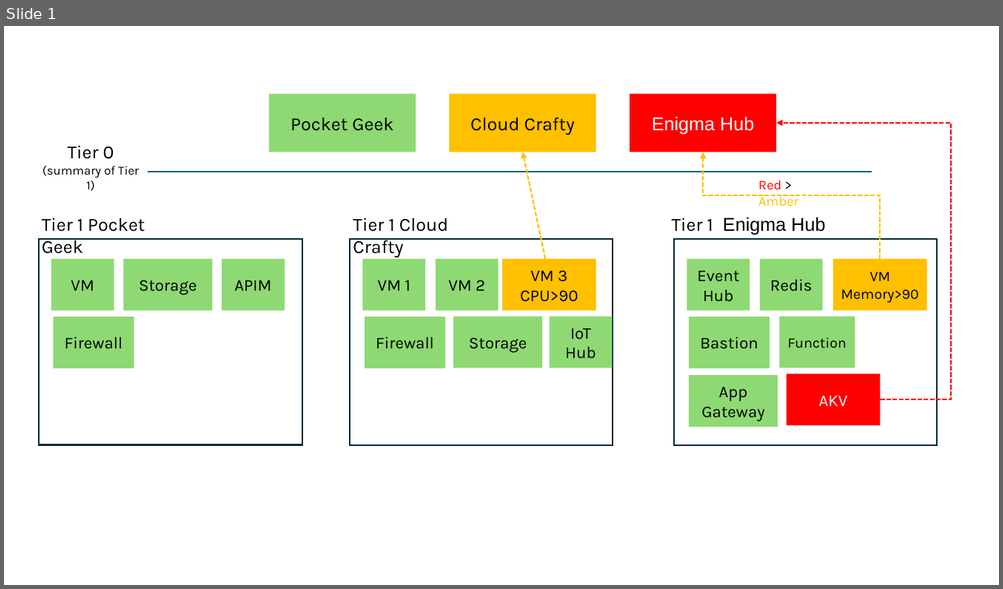
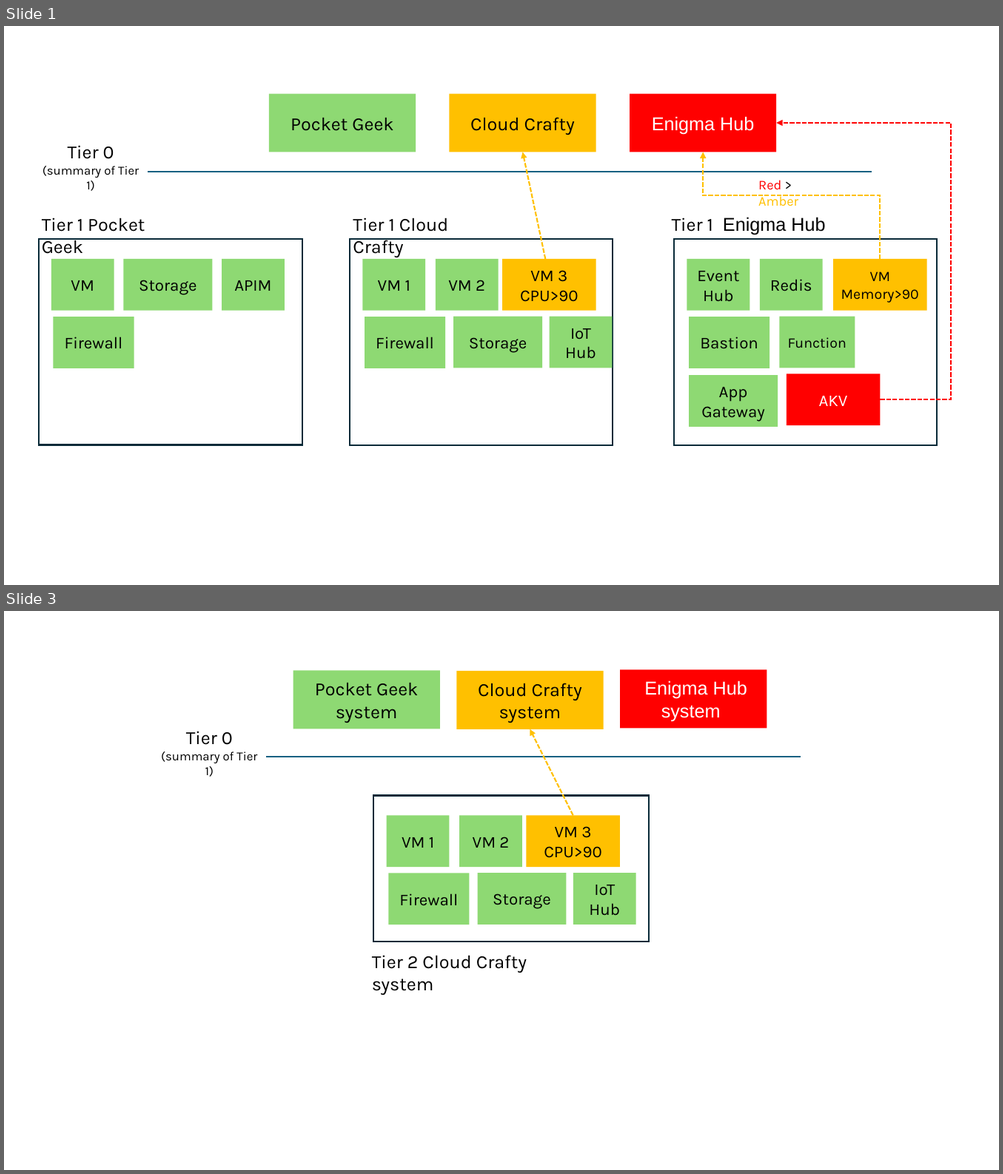
Before and after one commit to weixian-zhang/GCC-CWHD, a slide deck: doc/tier-0-diagram.pptx. Shown one above the other, each under a label of ours: slide 1 before the commit, slides 1 and 3 after it; the slides between them are not shown. The pictures are 1003x589 and 1003x1174 pixels, drawn with LibreOffice and Linux fonts; fonts in the diff are those of the drawing. Boxes give left, top, right and bottom in pixels: in the first picture for what was removed or moved away, otherwise in the second. Text is boxed around its words. In the diff, an @@ line names an element or a change of style, - is before the commit and + after.

Commit message:
doc: updated tier 0 diagram

```diff
--- a/doc/tier-0-diagram.pptx
+++ b/doc/tier-0-diagram.pptx
@@ slide 3 added at box(4, 611, 999, 1170), background #FFFFFF @@
@@ rectangle added at box(293, 671, 441, 729), fill #8ED973, 18 pt, text #000000 @@
+Pocket Geek
+system
@@ rectangle added at box(456, 671, 603, 729), fill #FFC000, 18 pt, text #000000 @@
+Cloud Crafty
+system
@@ rectangle added at box(620, 670, 766, 728), fill #FF0000, 18 pt, text #FFFFFF @@
+Enigma Hub
+system
@@ text added at box(161, 731, 257, 777), 12 pt, text #000000 @@
+Tier 0
+(summary of Tier 1)
@@ arrow added from (573, 815) to (530, 729), #FFC000 1.5 pt dashed @@
@@ line added from (267, 757) to (801, 757), #156082 1.5 pt @@
@@ rectangle added at box(373, 796, 649, 943), fill #FFFFFF, outline #092A39 1.5 pt @@
@@ rectangle added at box(387, 815, 449, 867), fill #8ED973, 16 pt, text #000000 @@
+VM 1
@@ rectangle added at box(459, 815, 522, 867), fill #8ED973, 16 pt, text #000000 @@
+VM 2
@@ rectangle added at box(526, 815, 620, 867), fill #FFC000, 16 pt, text #000000 @@
+VM 3
+CPU>90
@@ rectangle added at box(388, 874, 469, 925), fill #8ED973, 16 pt, text #000000 @@
+Firewall
@@ rectangle added at box(477, 873, 566, 924), fill #8ED973, 16 pt, text #000000 @@
+Storage
@@ rectangle added at box(573, 873, 636, 924), fill #8ED973, 16 pt, text #000000 @@
+IoT Hub
@@ text added at box(372, 955, 526, 995), 18 pt, text #000000 @@
+Tier 2 Cloud Crafty system
```
Also in this commit, not shown: 2 other slides added.
